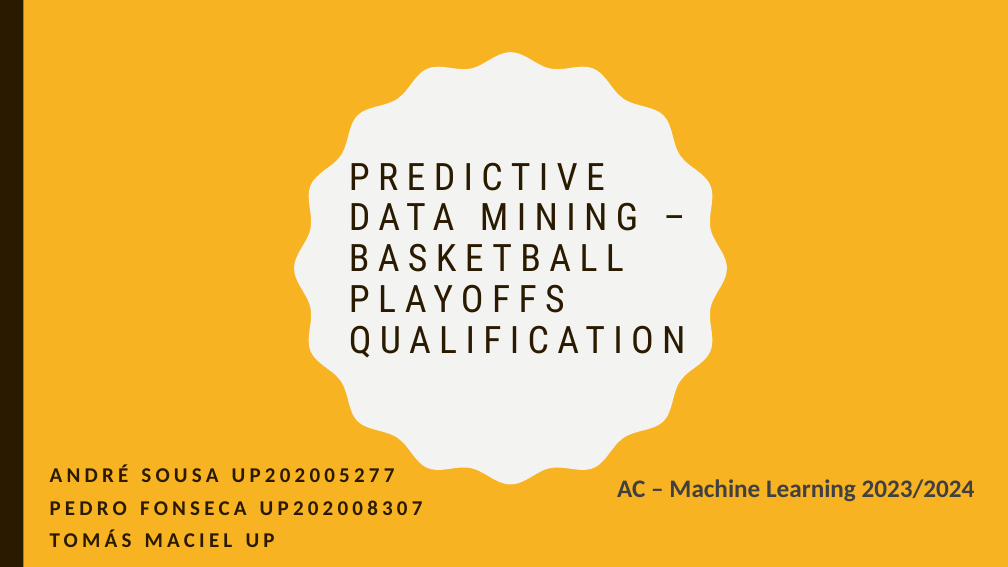
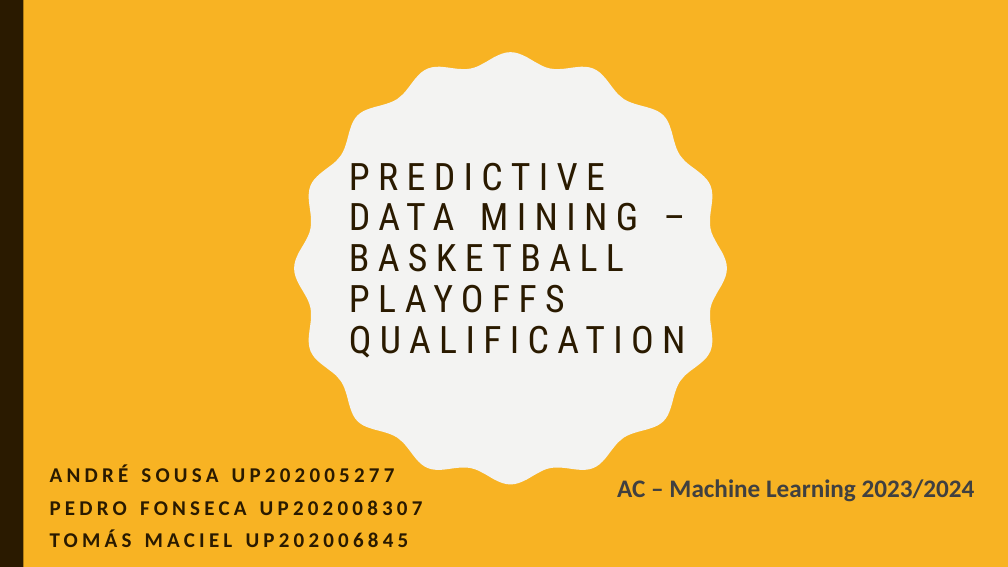
Before and after one commit to afs202005277/AC, a slide deck: slide 1 of ppt projeto.pptx. Drawn at 1008x567 pixels with LibreOffice and Linux fonts; fonts in the diff are those of the drawing. Boxes give left, top, right and bottom in pixels: in the first picture for what was removed or moved away, otherwise in the second. Text is boxed around its words. In the diff, an @@ line names an element or a change of style, - is before the commit and + after.

```diff
--- a/ppt projeto.pptx
+++ b/ppt projeto.pptx
@@ subtitle at [50,530,409,547]: text changed @@
-TOMÁS MACIEL UP
+TOMÁS MACIEL UP202006845
```
Also in this commit, not shown: 2 other slides changed, 6 slides added, 13 slides removed.
